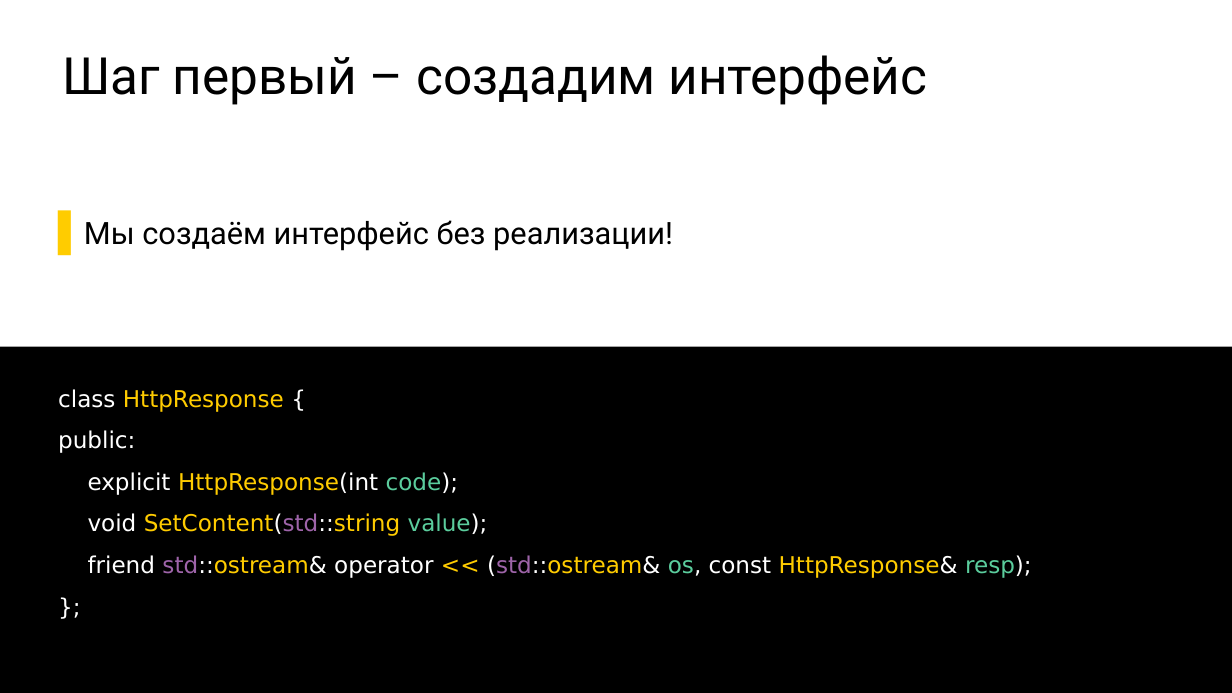
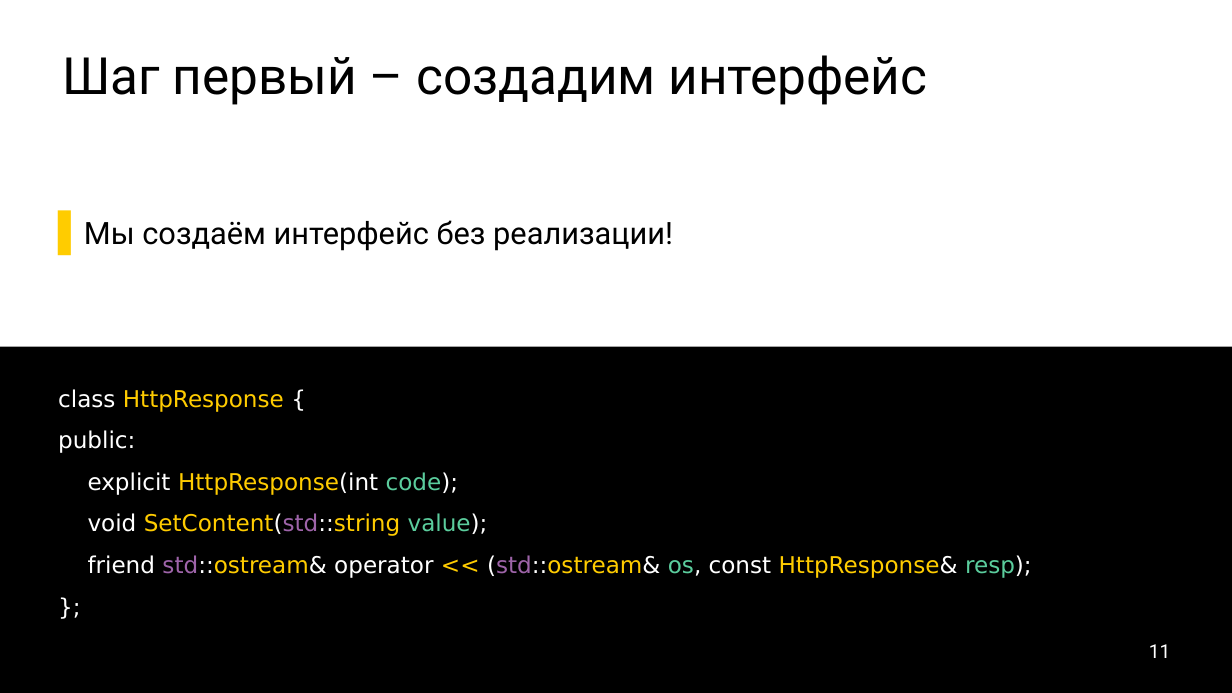
Before and after one commit to ishfb/secr2017, a slide deck: slide 11 of slides.pptx. Drawn at 1232x693 pixels with LibreOffice and Linux fonts; fonts in the diff are those of the drawing. Boxes give left, top, right and bottom in pixels: in the first picture for what was removed or moved away, otherwise in the second. Text is boxed around its words. In the diff, an @@ line names an element or a change of style, - is before the commit and + after.

```diff
--- a/slides.pptx
+++ b/slides.pptx
@@ page number added at (1149,644,1171,658), 30 pt, text #FFFFFF @@
+11
```
Also in this commit, not shown: 11 other slides changed, 1 other file.
